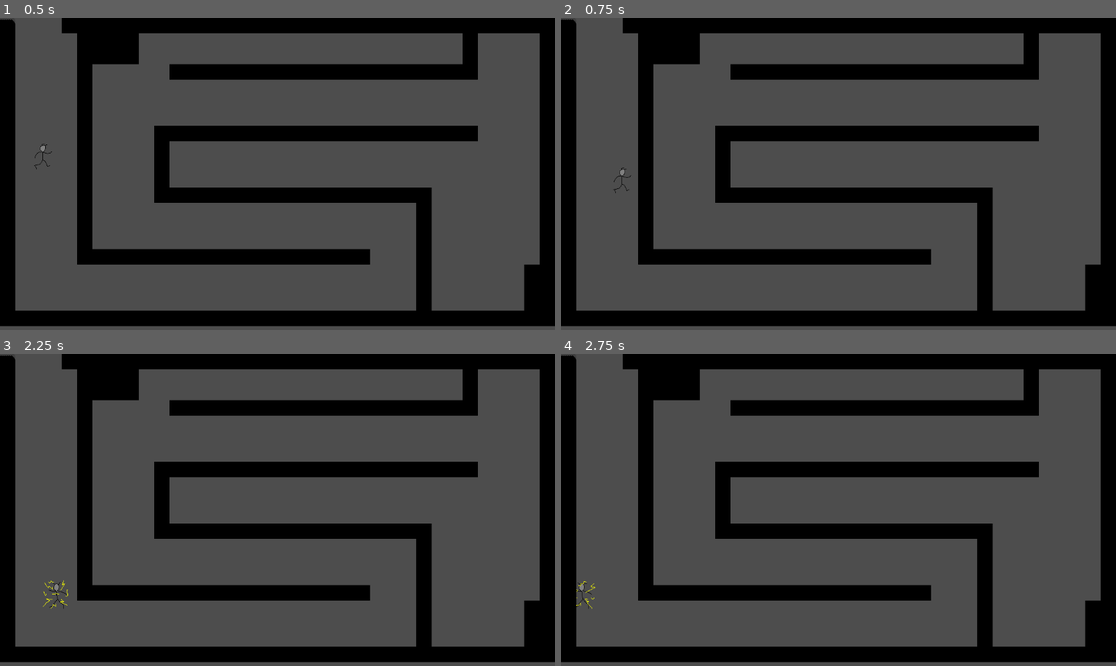
Above: before the commit, frames 1-4 (two rows, left to right).
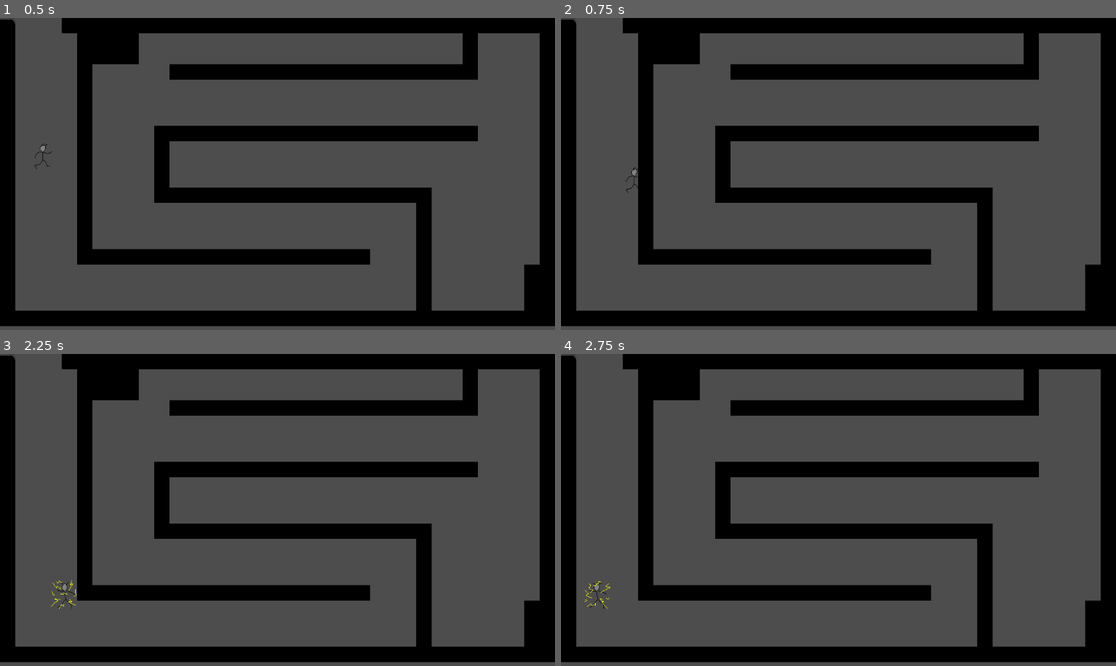
Above: after the commit, the same moments.

Repository: madeso/spelsylt951-blixt
Game: Godot game, scene res://levels/level_1.tscn
Two runs of this game, one before a commit and one after it. Both use one fixed random seed, a clock stepped at 60 frames per second and the inputs below.
Inputs:
- Up to frame 1 (0.5 s): no input
- Up to frame 2 (0.75 s): tap Enter (ui_accept) at 0.5, 0.6 s; hold Right (ui_right) from 0.53 s (still down)
- Up to frame 3 (2.25 s): tap Enter (ui_accept) at 0.77, 1.07, 1.25, 1.35, 1.52, 1.82, 2.1 s; release Right (ui_right) at 2.03 s; hold Left (ui_left) from 2.03 s (still down)
- Up to frame 4 (2.75 s): keep holding Left (ui_left)

Frame 1 is identical in both runs. In frame 2, less than 0.1% of the frame differs, in the area x 9-14%, y 47-57%; in frame 3, 0.2%, in the area x 7-14%, y 72-82%; in frame 4, 0.1%.

Commit message:
3h dash working... kinda (also panic)

Diff:
--- a/scripts/player.gd
+++ b/scripts/player.gd
@@ -5,10 +5,13 @@
 const SPEED_CHANGE = 30
 const JUMP_VELOCITY = -400.0
 const LOAD_TIMER = 1
+const DASH_TIME = 5
+const DASH_SPEED = 1600
 
 # Get the gravity from the project settings to be synced with RigidBody nodes.
 var gravity = ProjectSettings.get_setting("physics/2d/default_gravity") * 2
 var load_timer = -1
+var dash_dir = 0
 
 func _physics_process(delta):
 	if not is_on_floor() and load_timer < 0:
@@ -20,22 +23,55 @@
 		load_timer -= delta
 
 	if Input.is_action_just_pressed("ui_accept"):
-		if is_on_floor():
+		if load_timer > 0:
+			load_timer = -1
+		elif is_on_floor():
 			velocity.y = JUMP_VELOCITY
-		elif load_timer < 0:
+		else:
 			load_timer = LOAD_TIMER
-		else:
-			load_timer = -1
+			dash_dir = 0
+			velocity.x - 0
 
 	var direction = Input.get_axis("ui_left", "ui_right")
-	if direction:
-		velocity.x = move_toward(velocity.x, direction * SPEED, SPEED_CHANGE)
-		$sprite.flip_h = direction < 0
+	if load_timer > 0:
+		if dash_dir == 0:
+			if Input.is_action_just_pressed("ui_left"):
+				dash_dir = 4
+				load_timer = DASH_TIME
+				$sprite.flip_h = true
+			elif Input.is_action_just_pressed("ui_right"):
+				dash_dir = 6
+				load_timer = DASH_TIME
+				$sprite.flip_h = false
+			elif Input.is_action_just_pressed("ui_down"):
+				dash_dir = 2
+				load_timer = DASH_TIME
+			elif Input.is_action_just_pressed("ui_up"):
+				dash_dir = 8
+				load_timer = DASH_TIME
+		else:
+			velocity.x = 0
+			velocity.y - 0
+			if dash_dir == 4:
+				velocity.x = -DASH_SPEED
+			elif dash_dir == 6:
+				velocity.x = DASH_SPEED
+			elif dash_dir == 8:
+				velocity.y = -DASH_SPEED
+			elif dash_dir == 2:
+				velocity.y = DASH_SPEED
 	else:
-		velocity.x = move_toward(velocity.x, 0, SPEED_CHANGE)
+		if direction:
+			velocity.x = move_toward(velocity.x, direction * SPEED, SPEED_CHANGE)
+			$sprite.flip_h = direction < 0
+		else:
+			velocity.x = move_toward(velocity.x, 0, SPEED_CHANGE)
 
 	if load_timer > 0:
-		$sprite.play("loading")
+		if dash_dir == 0:
+			$sprite.play("loading")
+		else:
+			$sprite.play("dash")
 	else:
 		if abs(velocity.y) > 0.1:
 			$sprite.play("jump")
@@ -48,4 +84,20 @@
 			else:
 				$sprite.play("idle")
 
-	move_and_slide()
+	var collided = move_and_slide()
+	if collided and dash_dir != 0:
+		var reset = false
+
+		if dash_dir == 4 and is_on_wall_only():
+			reset = true
+		if dash_dir == 6 and is_on_wall_only():
+			reset = true
+		if dash_dir == 8 and is_on_ceiling_only():
+			reset = true
+		if dash_dir == 2 and is_on_floor_only():
+			reset = true
+		if reset:
+			dash_dir = 0
+			velocity.x = 0
+			velocity.y = 0
+			load_timer = LOAD_TIMER
